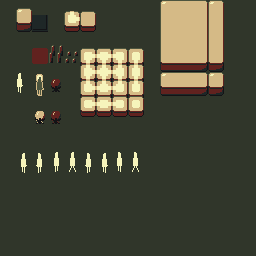
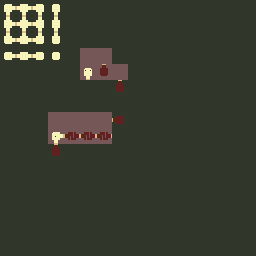
The second 256 × 256 image is a revision of the first. Changes to its layers:
hid "New Layer#1" over [68, 11, 140, 108]
hid "New Layer", painted on it over [16, 0, 224, 173]
added layer "New Layer#4" above "New Layer#5" over [4, 4, 124, 156]
added layer "New Layer#5" above "Background" over [48, 48, 128, 144]
